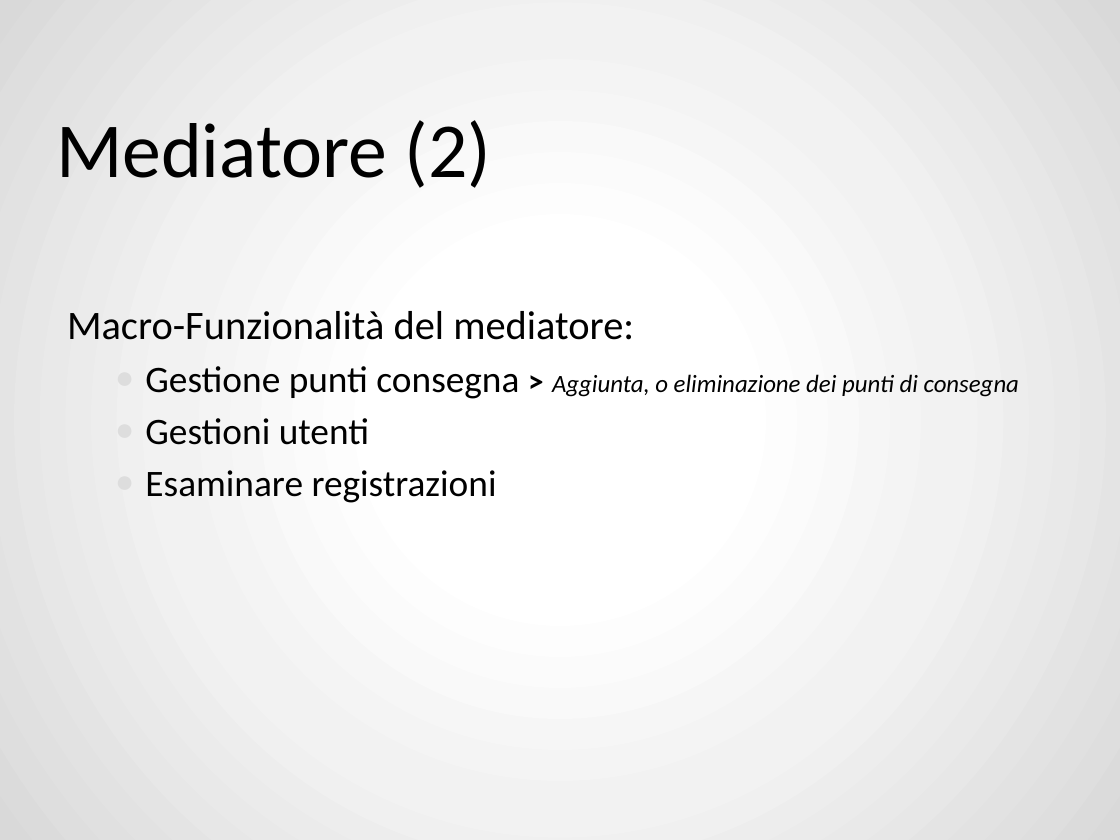
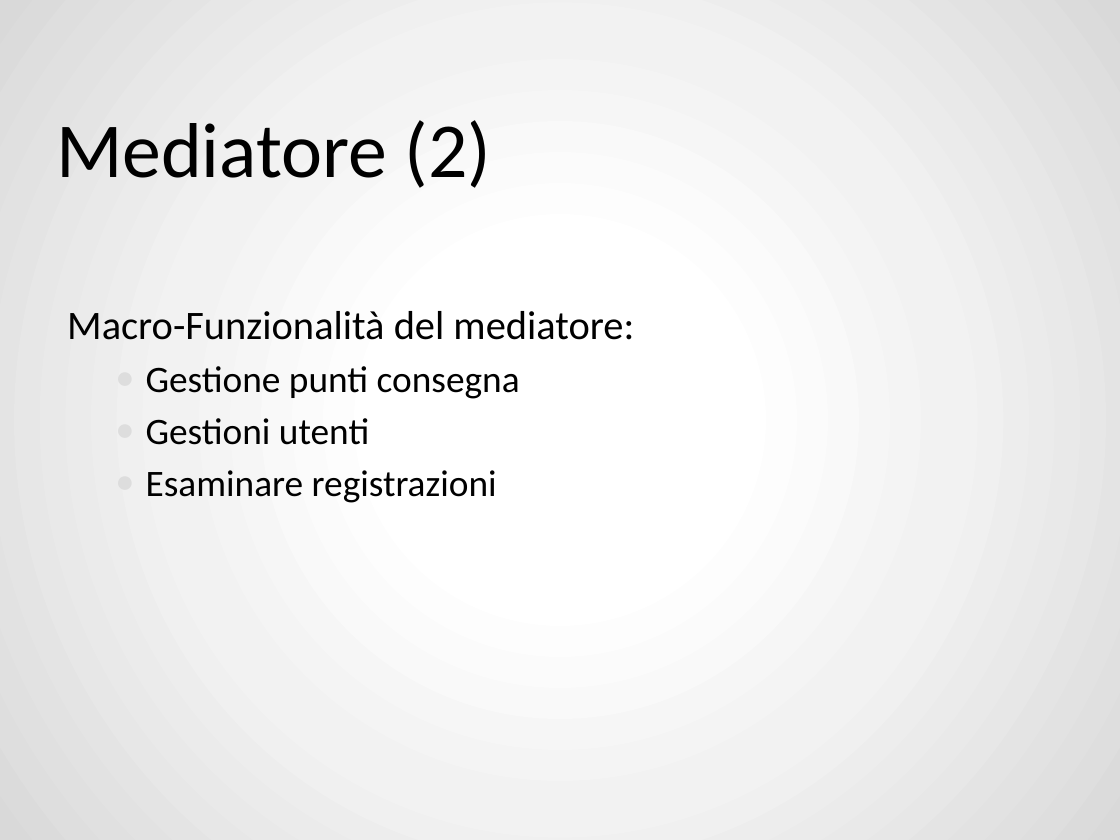
Before and after one commit to ZhangUranus/amicidelgas, a slide deck: slide 16 of SeamAmiciDelGas/risorse_gassose/presentazione_demo/SeamAmiciDelGas - finale.pptx (slide 15 before the commit). Drawn at 1120x840 pixels with LibreOffice and Linux fonts; fonts in the diff are those of the drawing; background and template pictures are left out. Boxes give left, top, right and bottom in pixels: in the first picture for what was removed or moved away, otherwise in the second. Text is boxed around its words. In the diff, an @@ line names an element or a change of style, - is before the commit and + after.

```diff
--- a/SeamAmiciDelGas/risorse_gassose/presentazione_demo/SeamAmiciDelGas - finale.pptx
+++ b/SeamAmiciDelGas/risorse_gassose/presentazione_demo/SeamAmiciDelGas - finale.pptx
@@ text at <box>146,366,520,399</box>: text changed; size 16 to 24 pt; italic off @@
-  ● Gestione punti consegna > Aggiunta, o eliminazione dei punti di consegna
+  ● Gestione punti consegna
```
Also in this commit, not shown: 25 other slides changed, 12 slides added, 4 slides removed.
